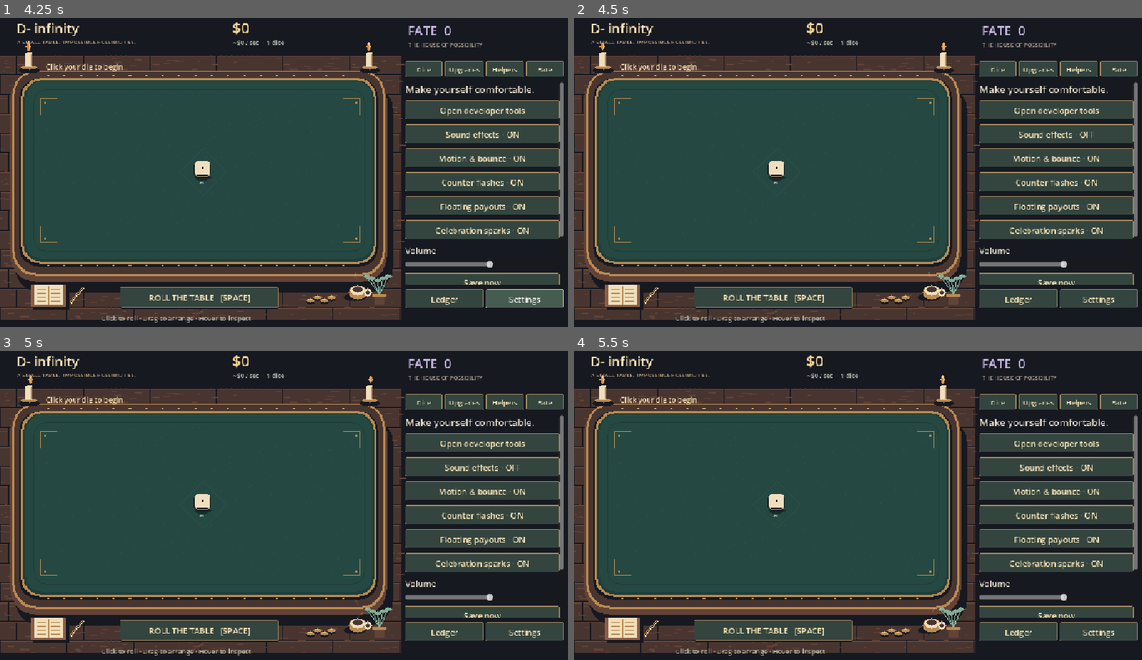
Above: before the commit, frames 1-4 (two rows, left to right).
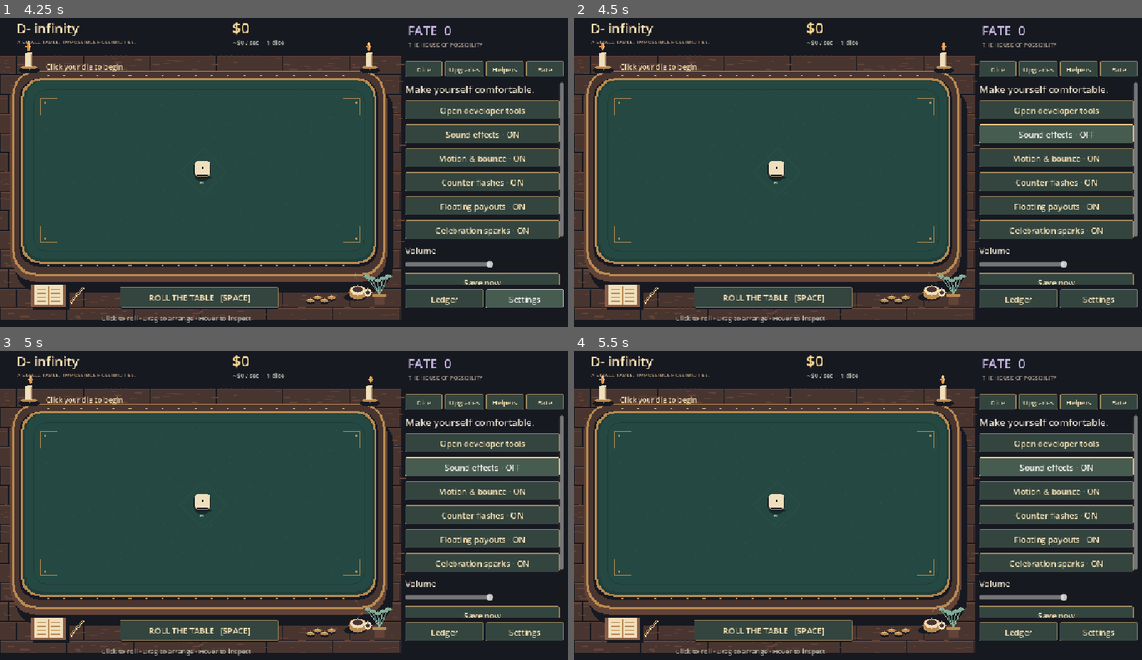
Above: after the commit, the same moments.

Repository: AmitShok/Dice-Incremental-game
Game: Godot game, scene res://scenes/main.tscn
The game is run twice, just before and just after one commit, with the same random seed, the same clock (stepped at 60 frames per second) and the same inputs.
Inputs:
- Up to frame 1 (4.25 s): click "Dice" at 0.5 s; click "Upgrades" at 1.25 s; click "Helpers" at 2 s; click "Fate" at 2.75 s; click "Settings" at 3.5 s
- Up to frame 2 (4.5 s): click "Sound effects · ON" at 4.25 s
- Up to frame 3 (5 s): no input
- Up to frame 4 (5.5 s): click "Sound effects · OFF" at 5 s

Frame 1 is identical in both runs. In frame 2, 0.3% of the frame differs, in the area x 71-99%, y 34-41%; in frame 3, 0.3%; in frame 4, 0.3%.

Commit message:
Preserve shop scroll position when buying items

Diff:
--- /dev/null
+++ b/tests/shop_scroll_runner.gd
@@ -0,0 +1,54 @@
+extends SceneTree
+
+func _initialize() -> void:
+	call_deferred("run")
+
+func run() -> void:
+	if not OS.get_cmdline_user_args().has("--test"):
+		quit(1)
+		return
+	var manager: Node = root.get_node("GameManager")
+	manager.set_process(false)
+	var game: GameSession = manager.session
+	game.state.money = 100000000
+	game.state.run_earned = 100000000
+	game.state.prestige_points = 100
+	game.state.talents.fortune = 1
+	for id in game.registry.dice:
+		game.state.add_die(id, Vector2(300,300))
+	var main: Control = load("res://scenes/main.tscn").instantiate()
+	root.add_child(main)
+	var failures: int = 0
+	for page in ["Dice", "Upgrades", "Helpers", "Fate"]:
+		main.shop.show_page(page)
+		await process_frame
+		await process_frame
+		main.shop.scroll.scroll_vertical = 10000
+		await process_frame
+		var row: Dictionary = main.shop.rows.back()
+		var button: Button = row.button
+		var old_text: String = button.text
+		var old_scroll: int = main.shop.scroll.scroll_vertical
+		button.grab_focus()
+		if button.disabled or old_scroll <= 0:
+			push_error("Invalid purchase test fixture: " + page)
+			failures += 1
+		button.pressed.emit()
+		await process_frame
+		await process_frame
+		if not is_instance_valid(button) or main.shop.scroll.scroll_vertical != old_scroll or button.text == old_text or not button.has_focus():
+			push_error("Purchase lost scroll/focus or failed to refresh: " + page)
+			failures += 1
+	main.shop.show_page("Settings")
+	await process_frame
+	await process_frame
+	main.shop.scroll.scroll_vertical = 120
+	await process_frame
+	var previous: int = main.shop.scroll.scroll_vertical
+	main.shop.body.get_node("SettingsPage/particles").pressed.emit()
+	await process_frame
+	await process_frame
+	if main.shop.scroll.scroll_vertical != previous:
+		failures += 1
+	print("SHOP SCROLL: ", failures, " failures; purchases across four pages and Settings toggle")
+	quit(1 if failures else 0)
--- a/ui/shop_panel.gd
+++ b/ui/shop_panel.gd
@@ -41,7 +41,8 @@
 	var button: Button = box.get_node("Purchase")
 	button.pressed.connect(func():
 		if callback.call():
-			show_page(page)
+			# Refresh prices/ownership without rebuilding cards or resetting scroll/focus.
+			update_rows()
 		else:
 			on_notice.call("Not enough currency, or this purchase is locked.")
 	)
@@ -96,10 +97,11 @@
 			settings.get_node("DeveloperTools").pressed.connect(func(): on_developer_tools.call())
 			for key in ["sound", "motion", "flashes", "numbers", "particles"]:
 				var button: Button = settings.get_node(key)
+				var setting_title: String = button.text
 				button.text += " · ON" if session.state.settings[key] else " · OFF"
 				button.pressed.connect(func():
 					session.state.settings[key] = not session.state.settings[key]
-					show_page("Settings")
+					button.text = setting_title + (" · ON" if session.state.settings[key] else " · OFF")
 				)
 			var volume: HSlider = settings.get_node("Volume")
 			volume.value = session.state.settings.volume
Not shown, added: tests/shop_scroll_runner.gd.uid
Not shown, changed: CHANGELOG.md
